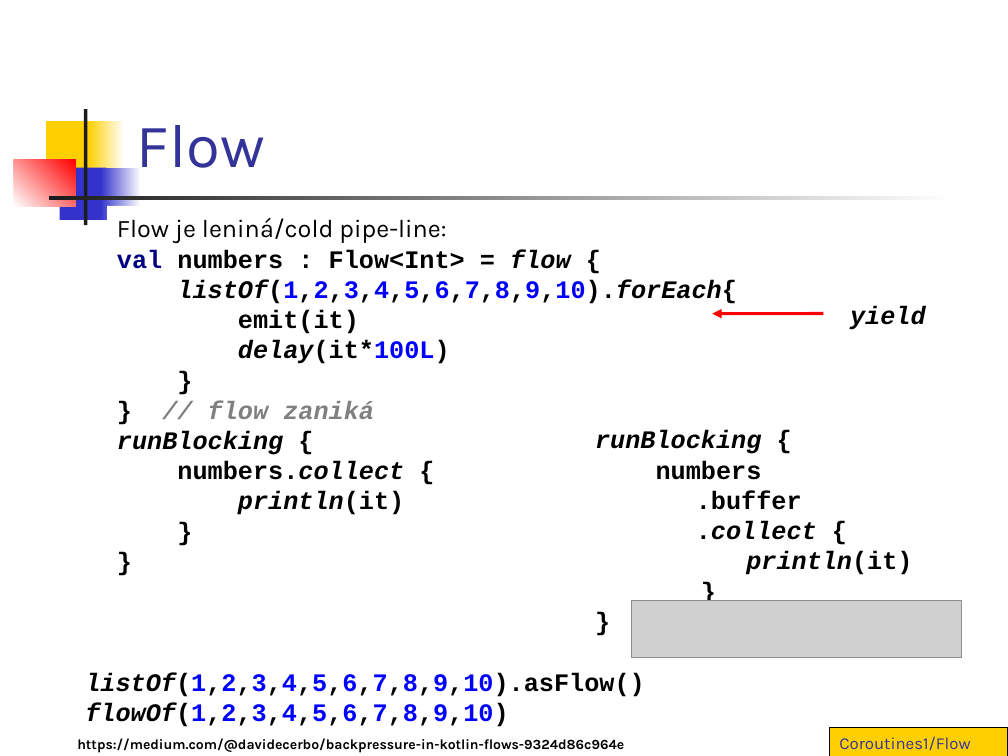
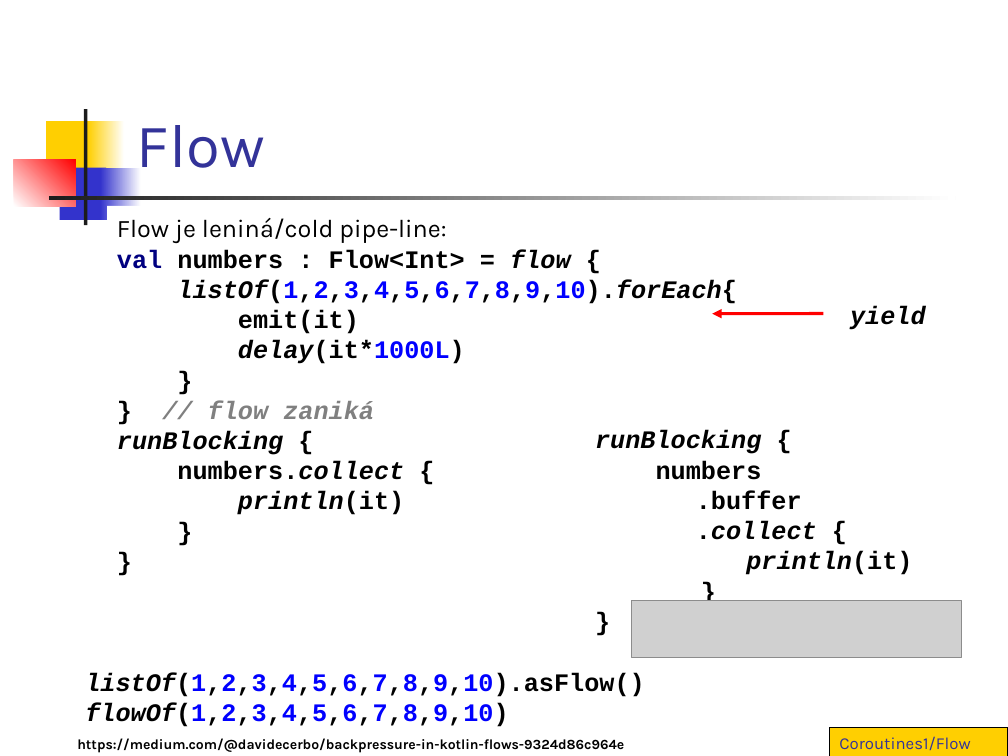
Before and after one commit to vmandro/Prednasky, a slide deck: slide 2 of 10/10_Cvicenie.ppt. Drawn at 1008x756 pixels with LibreOffice and Linux fonts; fonts in the diff are those of the drawing; grey boxes stand for pictures. Boxes give left, top, right and bottom in pixels: in the first picture for what was removed or moved away, otherwise in the second. Text is boxed around its words. In the diff, an @@ line names an element or a change of style, - is before the commit and + after.

```diff
--- a/10/10_Cvicenie.ppt
+++ b/10/10_Cvicenie.ppt
@@ text at <box>117,249,736,515</box>: text changed @@
-val numbers : Flow<Int> = flow {
-listOf(1,2,3,4,5,6,7,8,9,10).forEach{
-emit(it)
-delay(it*100L)
-}
-} // flow zaniká
-runBlocking {
-numbers.collect {
-println(it)
-}
-}
+val numbers : Flow<Int> = flow {
+listOf(1,2,3,4,5,6,7,8,9,10).forEach{
+emit(it)
+delay(it*1000L)
+}
+} // flow zaniká
+runBlocking {
+numbers.collect {
+println(it)
+}
+}
```
Also in this commit, not shown: 6 other slides changed, 2 slides added, 2 other files.
